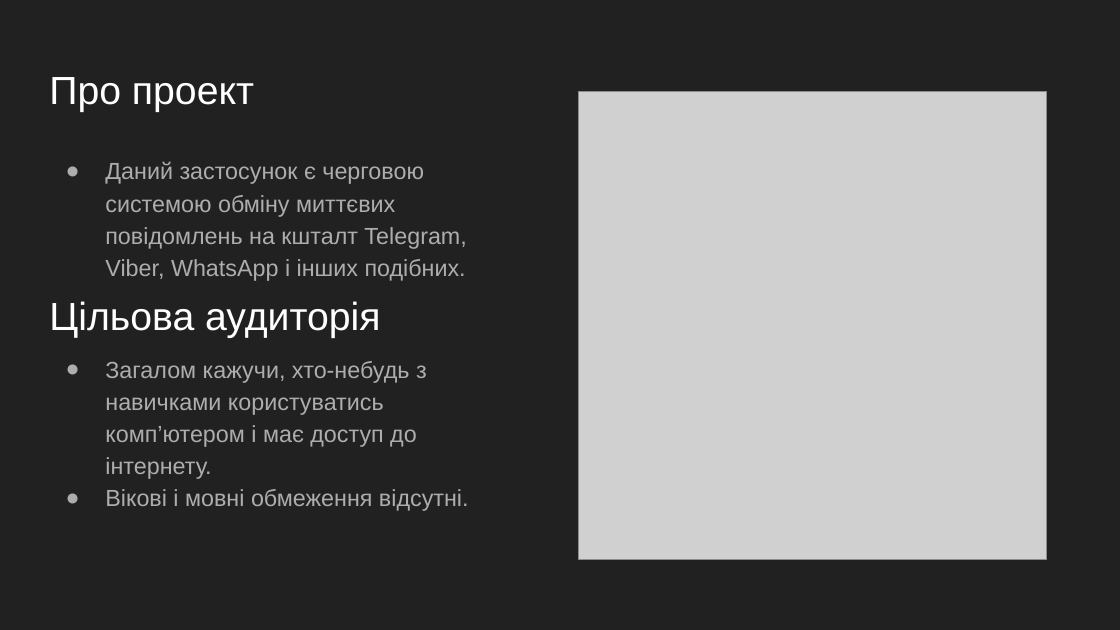
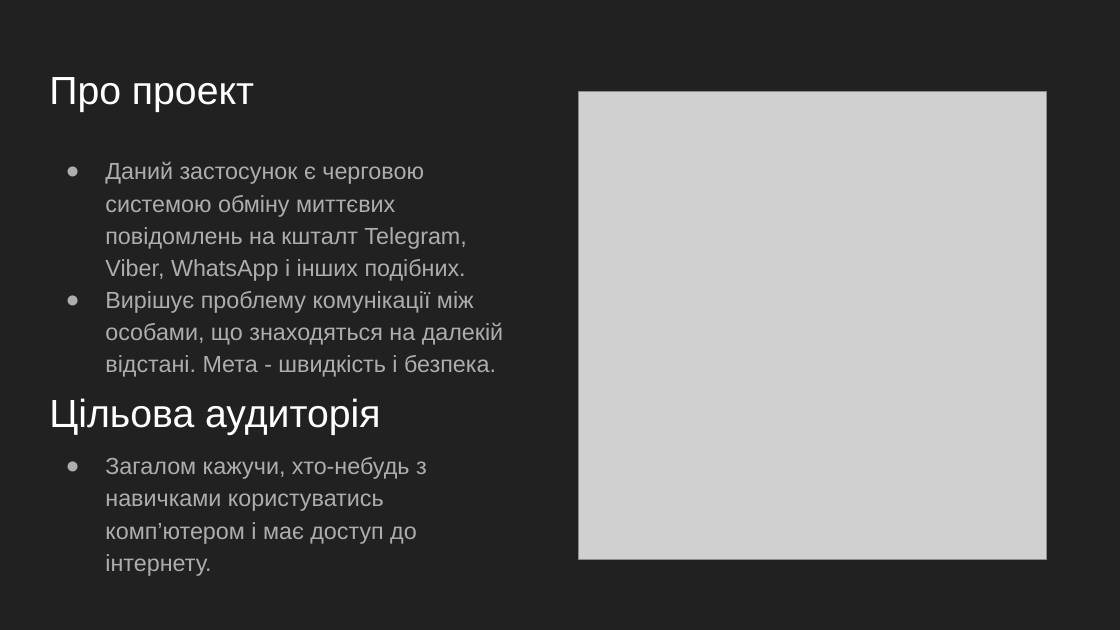
Before and after one commit to witalikh/JustAnotherMessagingApp, a slide deck: slide 2 of Documents/Just Another Messaging App.pptx. Drawn at 1120x630 pixels with LibreOffice and Linux fonts; fonts in the diff are those of the drawing; grey boxes stand for pictures. Boxes give left, top, right and bottom in pixels: in the first picture for what was removed or moved away, otherwise in the second. Text is boxed around its words. In the diff, an @@ line names an element or a change of style, - is before the commit and + after.

```diff
--- a/Documents/Just Another Messaging App.pptx
+++ b/Documents/Just Another Messaging App.pptx
@@ text at [105, 291, 503, 377]: paragraph added @@
+● Вирішує проблему комунікації між особами, що знаходяться на далекій відстані. Мета - швидкість і безпека.
@@ title "Цільова аудиторія": place and size @@
-title "Цільова аудиторія" at [49, 301, 380, 338]
+title "Цільова аудиторія" at [49, 398, 380, 435]
@@ text at [105, 489, 469, 511]: paragraph removed @@
-● Вікові і мовні обмеження відсутні.
```
Also in this commit, not shown: 2 other slides changed, 8 slides added.
